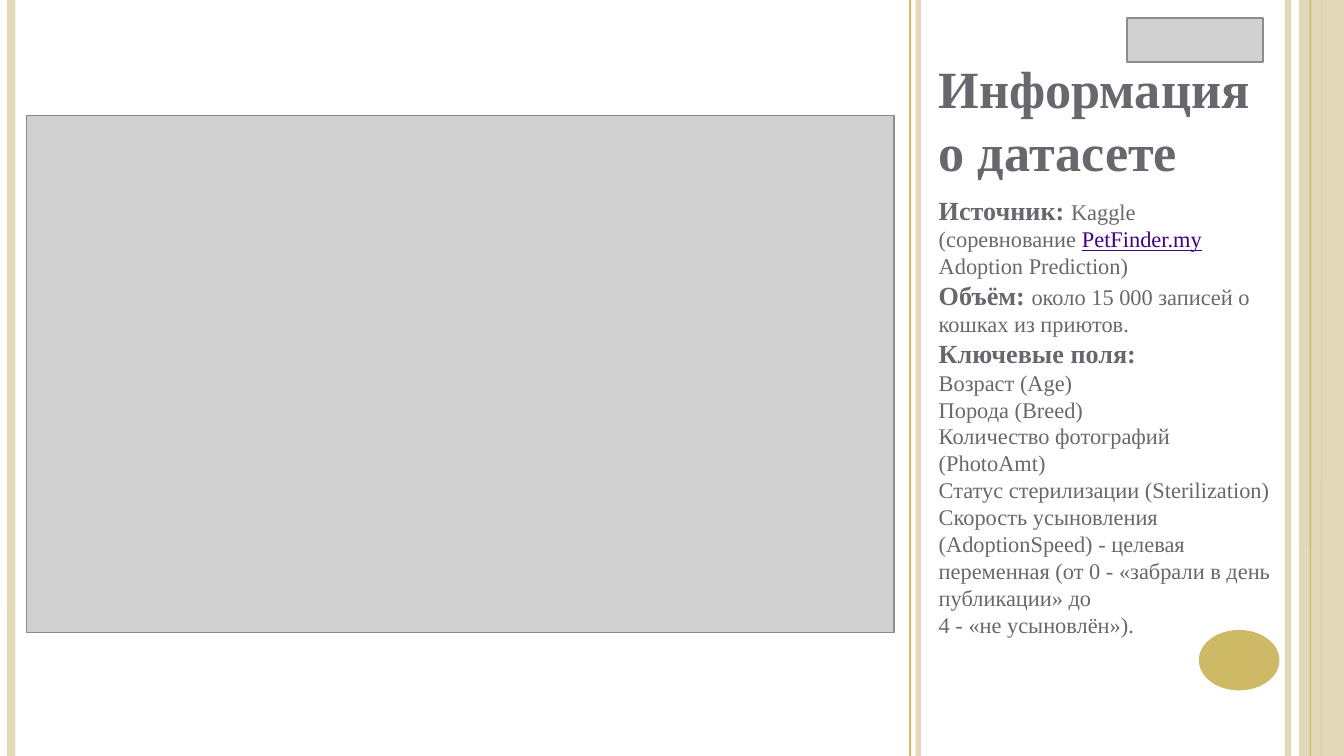
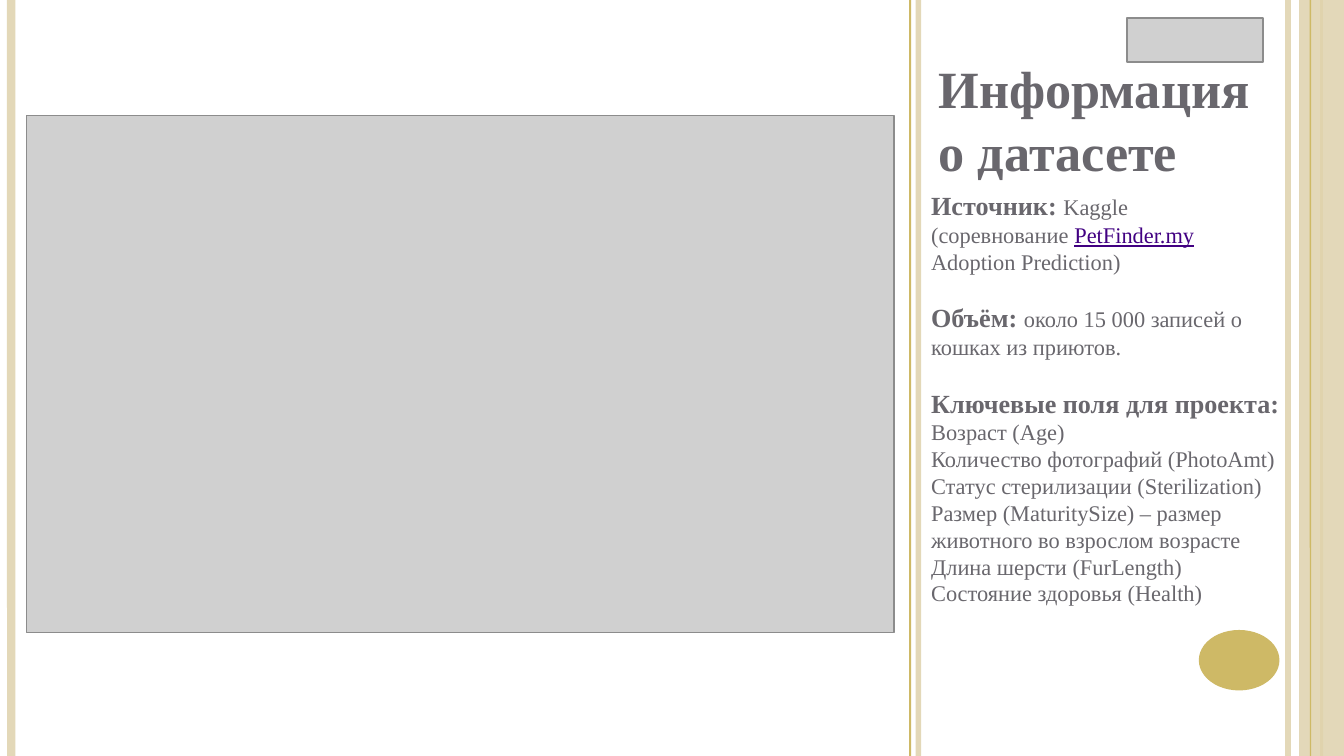
Before and after one commit to LKey256/cat-recomended, a slide deck: slide 5 of Проект по БД.pptx. Drawn at 1344x756 pixels with LibreOffice and Linux fonts; fonts in the diff are those of the drawing; grey boxes stand for pictures. Boxes give left, top, right and bottom in pixels: in the first picture for what was removed or moved away, otherwise in the second. Text is boxed around its words. In the diff, an @@ line names an element or a change of style, - is before the commit and + after.

```diff
--- a/Проект по БД.pptx
+++ b/Проект по БД.pptx
@@ text at bbox=[931, 198, 1279, 606]: text changed @@
-Источник: Kaggle (соревнование PetFinder.my
-Adoption Prediction)
-Объём: около 15 000 записей о кошках из приютов.
-Ключевые поля:
-Возраст (Age)
-Порода (Breed)
-Количество фотографий (PhotoAmt)
-Статус стерилизации (Sterilization)
-Скорость усыновления (AdoptionSpeed) - целевая переменная (от 0 - «забрали в день публикации» до
-4 - «не усыновлён»).
+Источник: Kaggle (соревнование PetFinder.my
+Adoption Prediction)
+Объём: около 15 000 записей о кошках из приютов.
+Ключевые поля для проекта:
+Возраст (Age)
+Количество фотографий (PhotoAmt)
+Статус стерилизации (Sterilization)
+Размер (MaturitySize) – размер животного во взрослом возрасте
+Длина шерсти (FurLength)
+Состояние здоровья (Health)
```
Also in this commit, not shown: 4 other slides changed.
